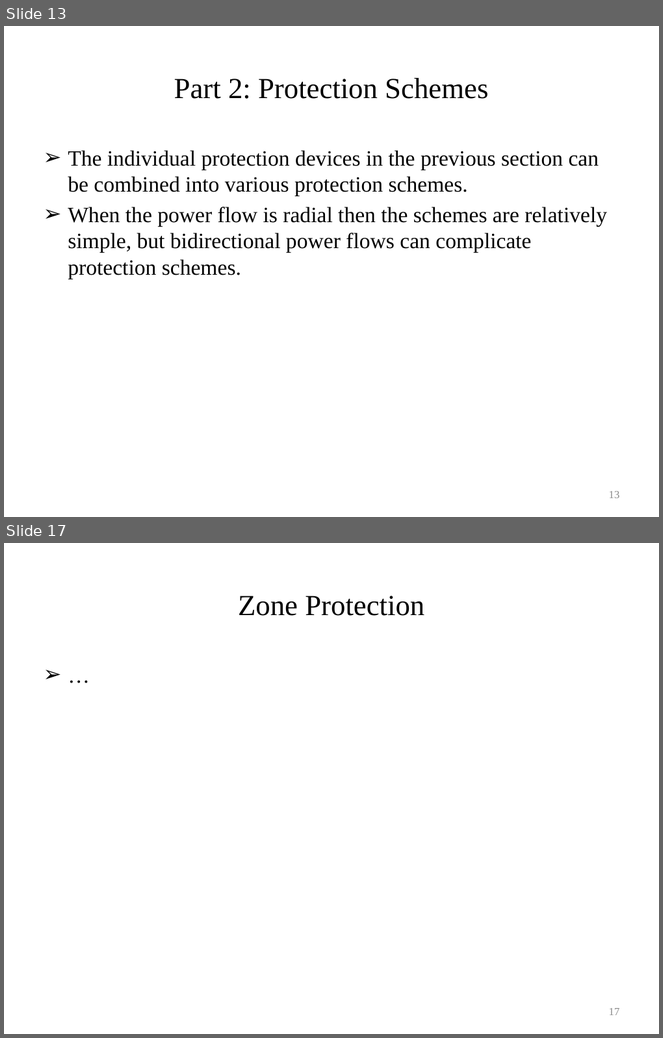
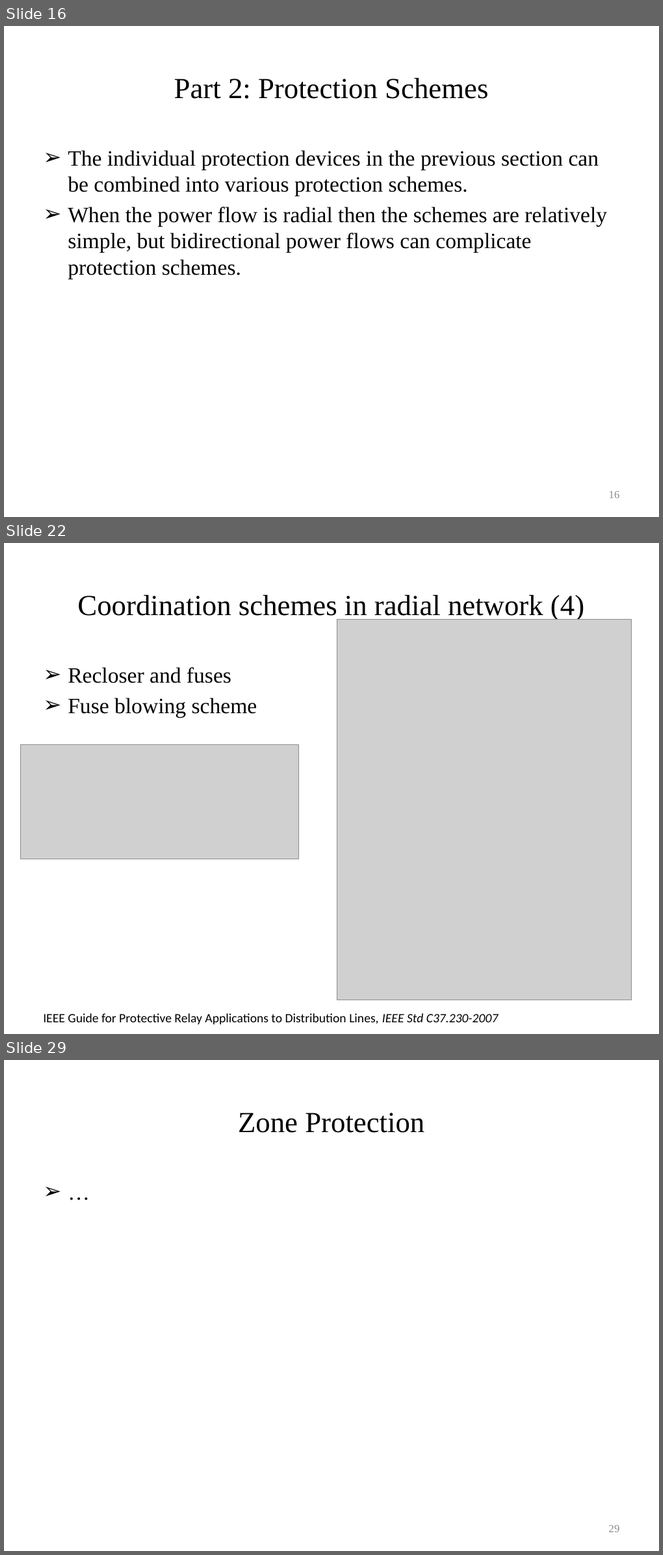
Before and after one commit to gridlab-d/course, a slide deck: University of Washington Class/Module 9 - Automated switching and reconfiguration.pptx. Shown one above the other, each under a label of ours: slides 13 and 17 before the commit, slides 16, 22 and 29 after it; the slides between them are not shown. The pictures are 663x1038 and 663x1555 pixels, drawn with LibreOffice and Linux fonts; fonts in the diff are those of the drawing; grey boxes stand for pictures. Boxes give left, top, right and bottom in pixels: in the first picture for what was removed or moved away, otherwise in the second. Text is boxed around its words. In the diff, an @@ line names an element or a change of style, - is before the commit and + after.

```diff
--- a/University of Washington Class/Module 9 - Automated switching and reconfiguration.pptx
+++ b/University of Washington Class/Module 9 - Automated switching and reconfiguration.pptx
@@ slide 22 added at <box>4,543,659,1034</box>, background #FFFFFF @@
@@ title added at <box>77,595,584,621</box>, 32 pt, text #000000 @@
+Coordination schemes in radial network (4)
@@ picture added at <box>337,620,632,1001</box> @@
@@ text added at <box>68,667,258,717</box>, 24 pt, text #000000 @@
+➢ Recloser and fuses
+➢ Fuse blowing scheme
@@ picture added at <box>20,745,299,860</box> @@
@@ text added at <box>43,1014,499,1025</box>, 14 pt, text #000000 @@
+IEEE Guide for Protective Relay Applications to Distribution Lines, IEEE Std C37.230-2007
@@ what was slide 13 is now slide 16 @@
@@ page number at <box>609,491,620,499</box>: text changed @@
-13
+16
@@ what was slide 17 is now slide 29 @@
@@ page number at <box>609,1525,620,1533</box>: text changed @@
-17
+29
```
Also in this commit, not shown: 4 slides changed, 18 other slides added.
